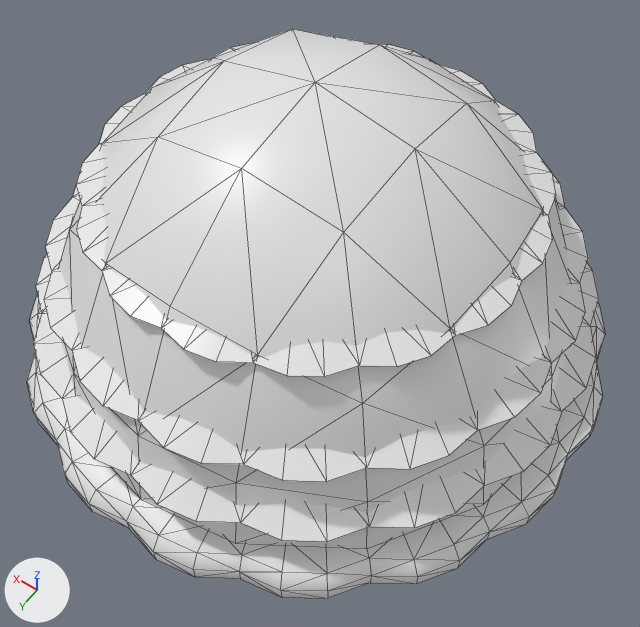
Before and after pictures for a commit that changed the FBX model Assets/_Content/Graphics/Models/Mushroom/Mushroom.fbx.
One viewpoint serves both versions: a 50 mm lens placed at (-0.178, 0.245, 0.393), pointed at (-0.022, 0.027, 0.05). Every picture has the same lights, and +X, +Y and +Z are marked at lower left. The older version comes first. Mesh edges are drawn as thin lines. Where no turn or scale is listed for an object, it has been applied to the vertices.

Script lines for the objects in view, before the commit:
```python
me_cylinder_001 = bpy.data.meshes.new('Cylinder.001')
me_cylinder_001.from_pydata(...)  # 537 vertices, 672 faces; spans x -0.156..0.156, y -0.156..0.156, z -0.002..0.161
me_cylinder_001.materials.append(mat_material_001)  # white #e7e7e7
ob_mushroom = bpy.data.objects.new('Mushroom', me_cylinder_001)
ob_mushroom.location = (0.0, 0.0, 0.0)
```
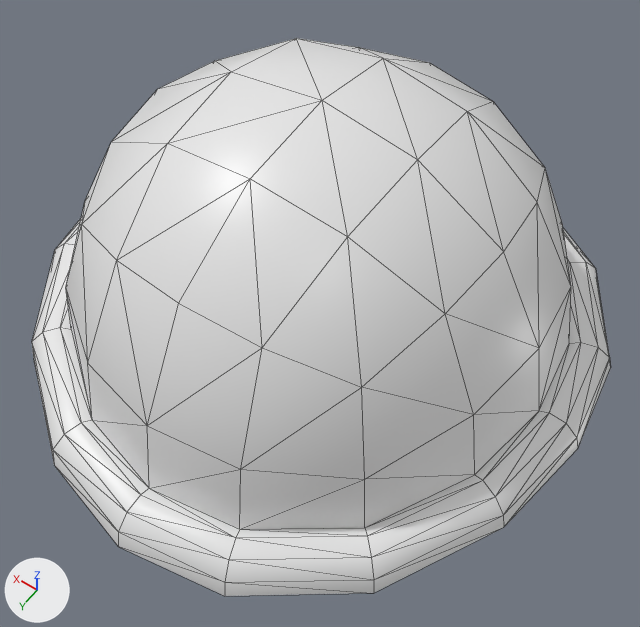
What differs and where, as boxes (x1, y1, x2, y2) in the pictures (640 x 627 px):
'Mushroom', reshaped
    before: (27, 29, 605, 598)
    after: (32, 38, 611, 596)
part 1 of me_cylinder_001, rebuilt (13% wider, 7% taller)
    before: (59, 29, 571, 548)
    after: (32, 38, 611, 596)
part 2 of me_cylinder_001, deleted
    before: (76, 43, 556, 377)
part 3 of me_cylinder_001, deleted
    before: (44, 175, 588, 482)
part 4 of me_cylinder_001, deleted
    before: (33, 254, 599, 541)
part 5 of me_cylinder_001, deleted
    before: (27, 294, 605, 598)

What the commit changed:
me_cylinder_001 is used by ob_mushroom; location (0.0, 0.0, 0.0).
me_cylinder_001 had 537 vertices, 672 faces and spanned x -0.156..0.156, y -0.156..0.156, z -0.002..0.161.
me_cylinder_001 now has 121 vertices, 224 faces and spans x -0.154..0.163, y -0.164..0.161, z -0.002..0.153.
me_cylinder_001 part 1: the loose piece of 57 vertices spanning x -0.141..0.141, y -0.141..0.141, z 0.011..0.161 is rebuilt with 121 vertices and now spans x -0.154..0.163, y -0.164..0.161, z -0.002..0.153.
me_cylinder_001 part 2: the loose piece of 96 vertices spanning x -0.109..0.109, y -0.109..0.109, z 0.107..0.116 is deleted.
me_cylinder_001 part 3: the loose piece of 96 vertices spanning x -0.133..0.133, y -0.133..0.133, z 0.066..0.077 is deleted.
me_cylinder_001 part 4: the loose piece of 96 vertices spanning x -0.145..0.145, y -0.145..0.145, z 0.036..0.048 is deleted.
Part 5, on me_cylinder_001:
192 vertices are removed from x -0.156..0.156, y -0.156..0.156, z -0.002..0.013.
288 faces are deleted.
